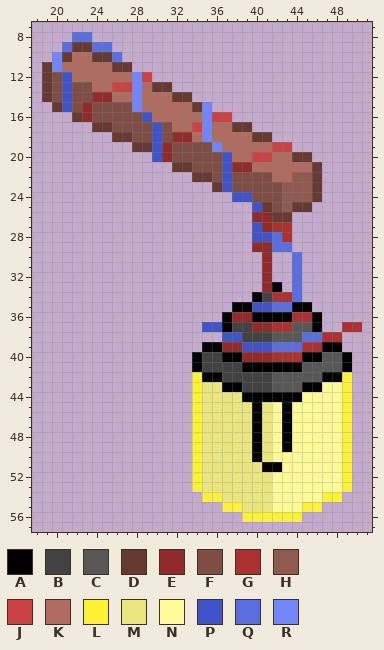
Pixel-art sprite, stored at Assets/Art/FrontCentreLight.png. Above is the file before it was changed.
The file is 64x64 pixels. Shown: x 18..51, y 7..57.
Palette (. is transparent): A #000000  B #424242  C #575757  D #663931  E #912a2a  F #7e4d44  G #ac3232  H #915a50  J #ca4343  K #b06c5f  L #fbf236  M #eae57f  N #fffa98  P #4053c8  Q #5b6ee1  R #7286fa
The result:
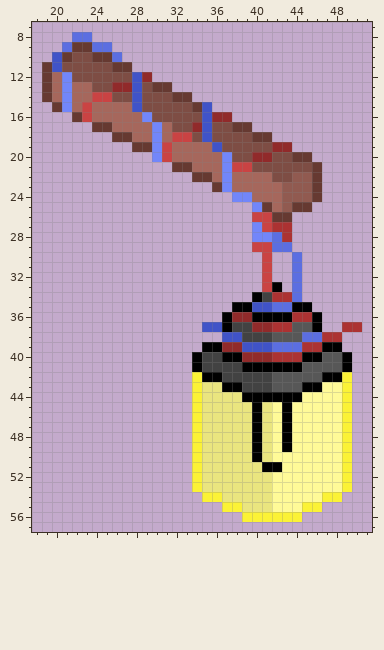
What changed:
@@ palette @@
-F #7e4d44
+F #a6675c
-K #b06c5f
+K #7e4d44
@@ x 18..51 @@
  9 ...QDDQQ..........................
-10 ..RDKKDDQ.........................
-11 .DRKKKKKDD........................
-12 .DFPKKKKKKRJ......................
-13 .DFPFFKKJJRKDD....................
-14 .DFPFFEEKKRKKKDD..................
-15 ..DPFEFFFFRKKKKKDR................
-16 ....DEFFFFFPKKKKKRJJ..............
-17 ......DDFFFFPFKKJRKKDD............
-18 ........DDFFPFEEKRKKKKDD..........
-19 ..........DDPEFFFFRKKKKKJJ........
-20 ............PEFFFFFPKKJJKKDD......
-21 ..............DDFFFPEEKKKKKKD.....
-22 ................DDFPFFFFKKHHD.....
-23 ..................DPFFFFFHHHD.....
-24 ....................PPFFFHHHD.....
-25 ......................PDFHDD......
-26 ......................EEDD........
-27 ......................PEGG........
-28 ......................PPQG........
-29 ......................EEQQ........
-30 .......................E..Q.......
-31 .......................E..Q.......
-32 .......................E..Q.......
-33 .......................EA.Q.......
+10 ..PDKKDDQ.........................
+11 .DPKKKKKDD........................
+12 .DFRKKKKKKPE......................
+13 .DFRFFKKEEPKDD....................
+14 .DFRFFJJKKPKKKDD..................
+15 ..DRFJFFFFPKKKKKDP................
+16 ....DJFFFFFRKKKKKPEE..............
+17 ......DDFFFFRFKKEPKKDD............
+18 ........DDFFRFJJKPKKKKDD..........
+19 ..........DDRJFFFFPKKKKKEE........
+20 ............RJFFFFFRKKEEKKDD......
+21 ..............DDFFFRJJKKKKKKD.....
+22 ................DDFRFFFFKKHHD.....
+23 ..................DRFFFFFHHHD.....
+24 ....................RRFFFHHHD.....
+25 ......................RDFHDD......
+26 ......................JJDD........
+27 ......................RJGG........
+28 ......................RRQG........
+29 ......................JJQQ........
+30 .......................J..Q.......
+31 .......................J..Q.......
+32 .......................J..Q.......
+33 .......................JA.Q.......
 34 ......................ABGGQ.......
